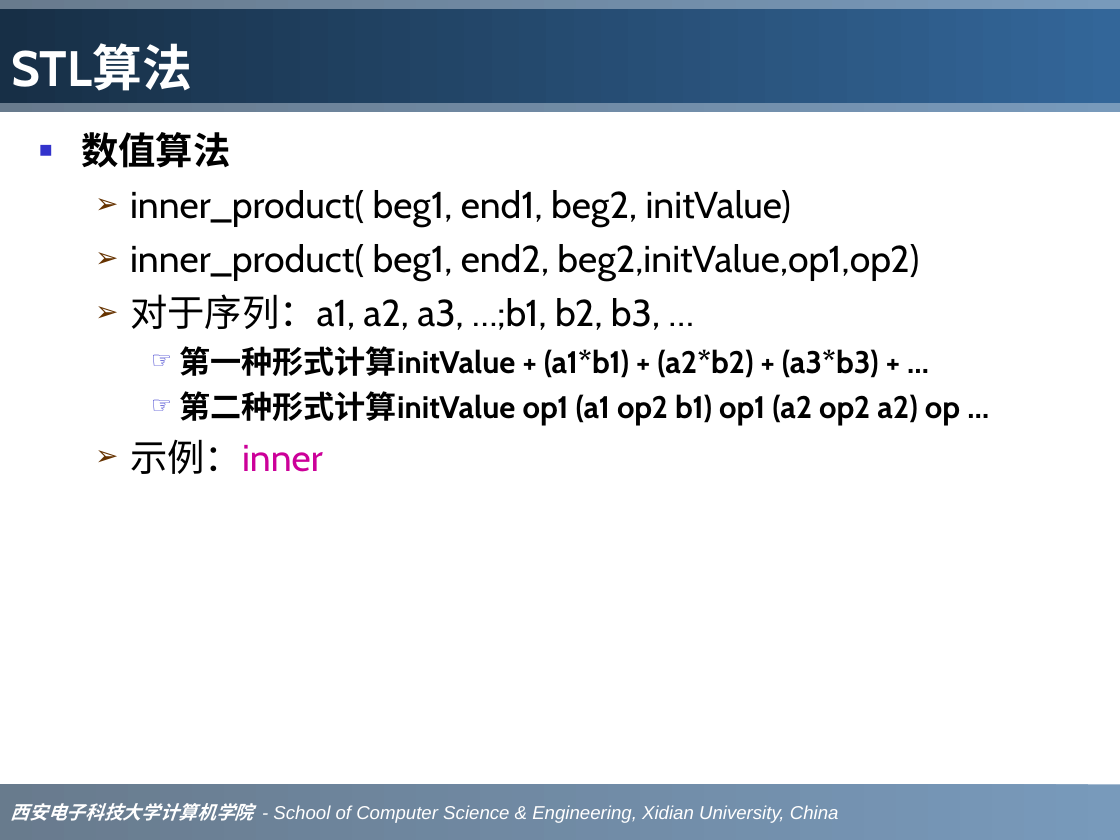
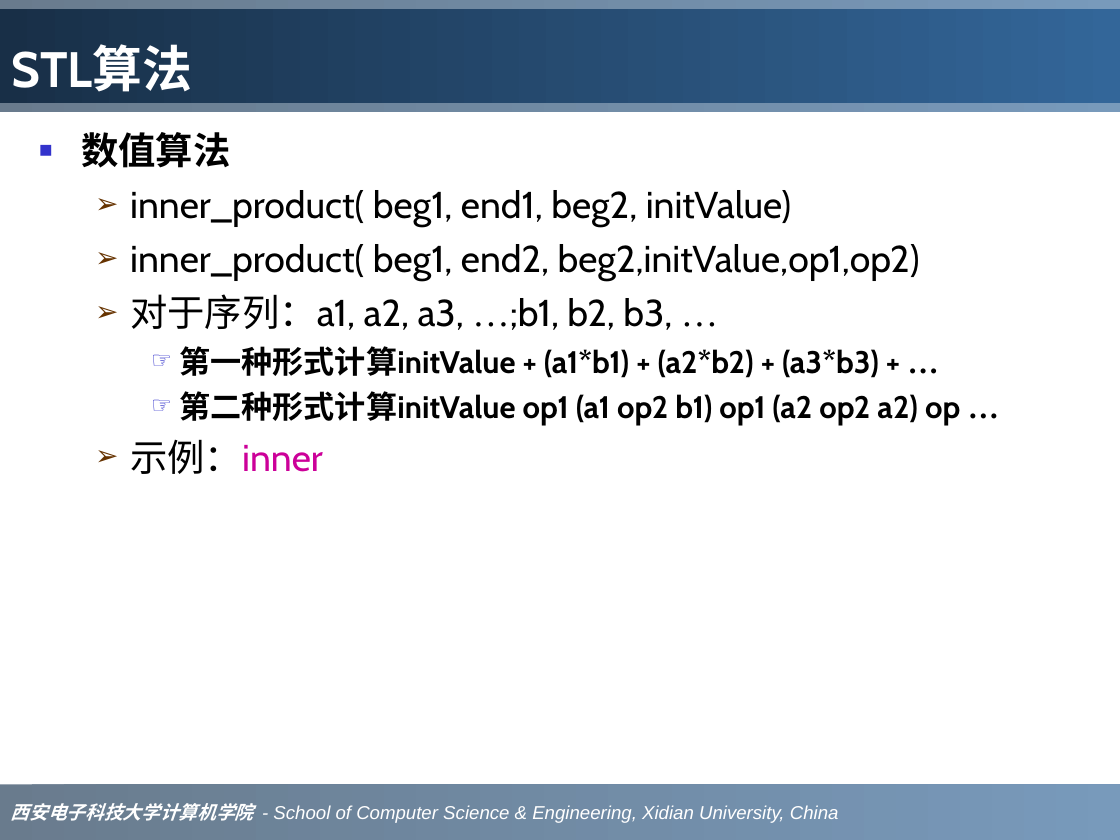
Before and after one commit to sinomiko/reading, a slide deck: slide 87 of source/CPP/C++-STL详解.ppt. Drawn at 1120x840 pixels with LibreOffice and Linux fonts; fonts in the diff are those of the drawing. Boxes give left, top, right and bottom in pixels: in the first picture for what was removed or moved away, otherwise in the second. Text is boxed around its words. In the diff, an @@ line names an element or a change of style, - is before the commit and + after.

```diff
--- a/source/CPP/C++-STL详解.ppt
+++ b/source/CPP/C++-STL详解.ppt
@@ text at bbox=[130, 294, 960, 425]: font Cabin to Times New Roman in "…;b1, …", "…", "…" @@
```
Also in this commit, not shown: 87 other slides changed, 2 other files.
